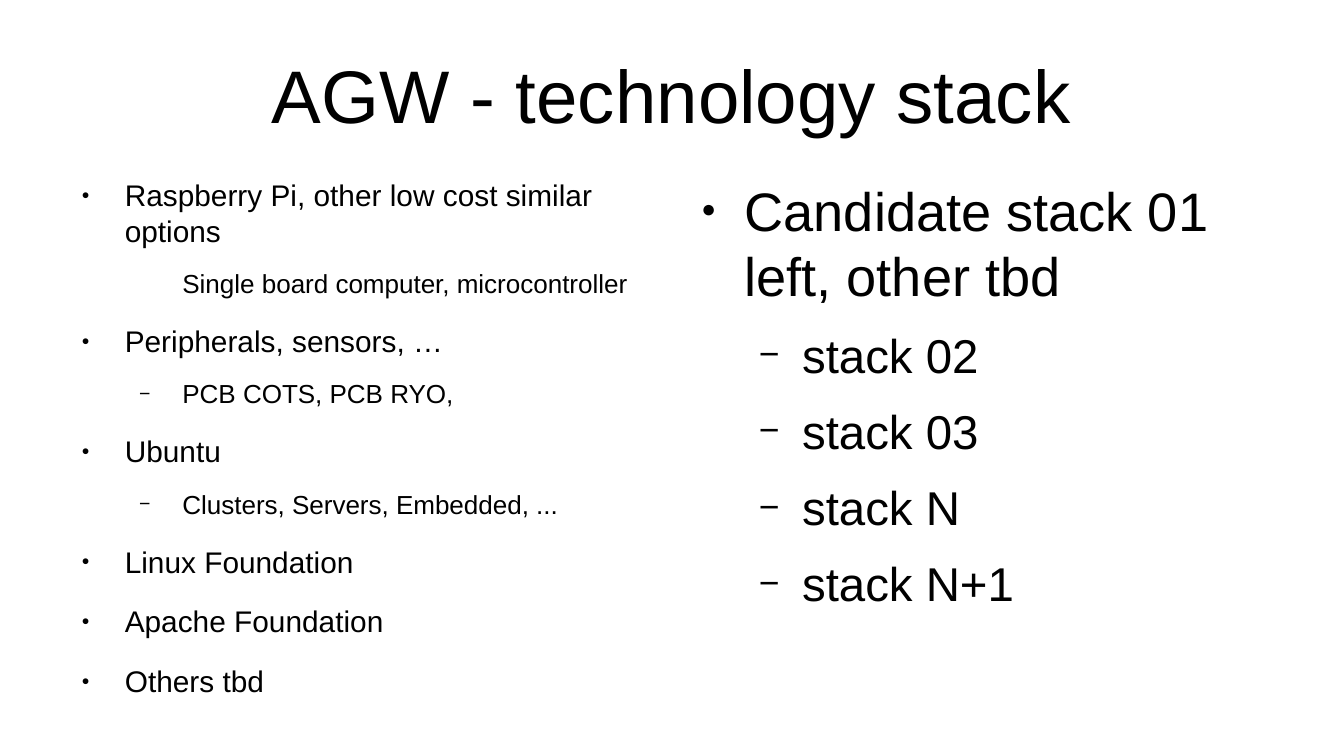
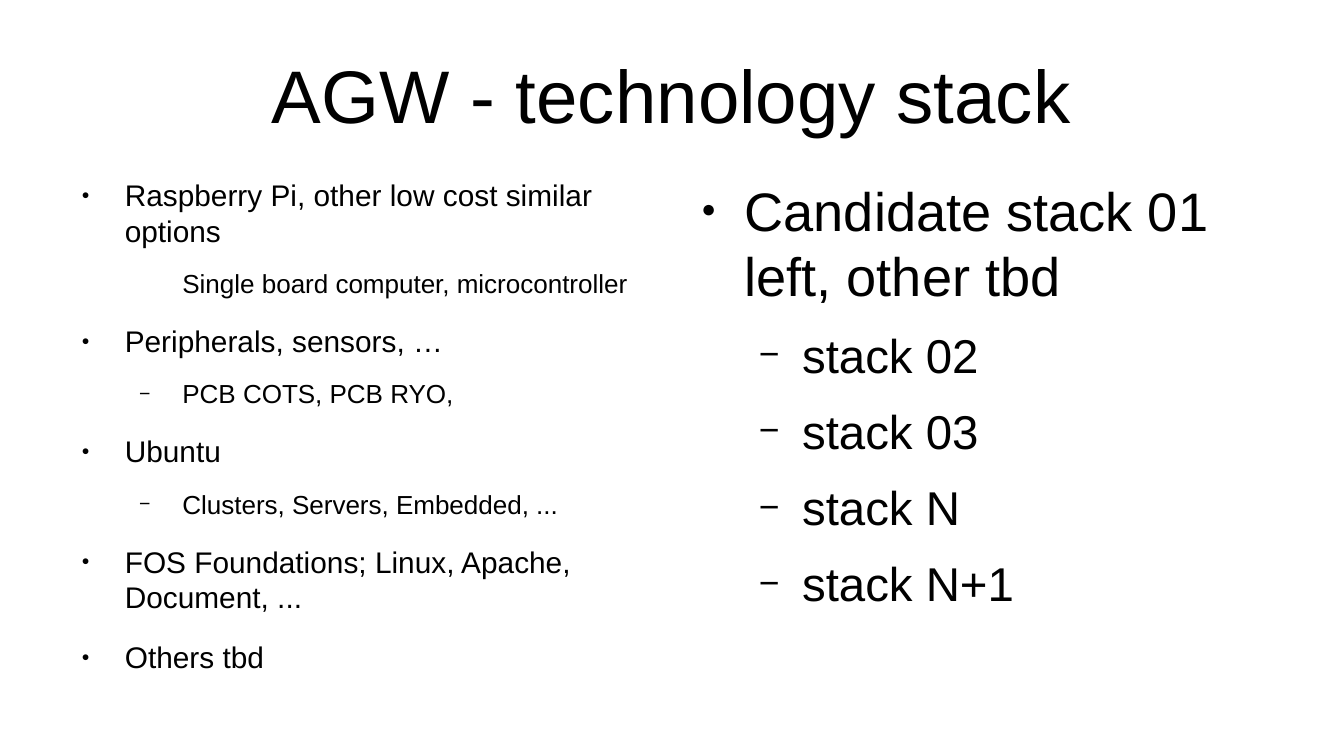
Before and after one commit to YorkEarwaker/Climate-Model, a slide deck: slide 15 of ppm/anthropogenic-global-warming-context.odp. Drawn at 1344x756 pixels with LibreOffice and Linux fonts; fonts in the diff are those of the drawing. Boxes give left, top, right and bottom in pixels: in the first picture for what was removed or moved away, otherwise in the second. Text is boxed around its words. In the diff, an @@ line names an element or a change of style, - is before the commit and + after.

```diff
--- a/ppm/anthropogenic-global-warming-context.odp
+++ b/ppm/anthropogenic-global-warming-context.odp
@@ text at bbox=[125, 551, 570, 612]: text changed @@
-● Linux Foundation
-● Apache Foundation
+● FOS Foundations; Linux, Apache, Document, ...
```
Also in this commit, not shown: 4 other slides changed.
